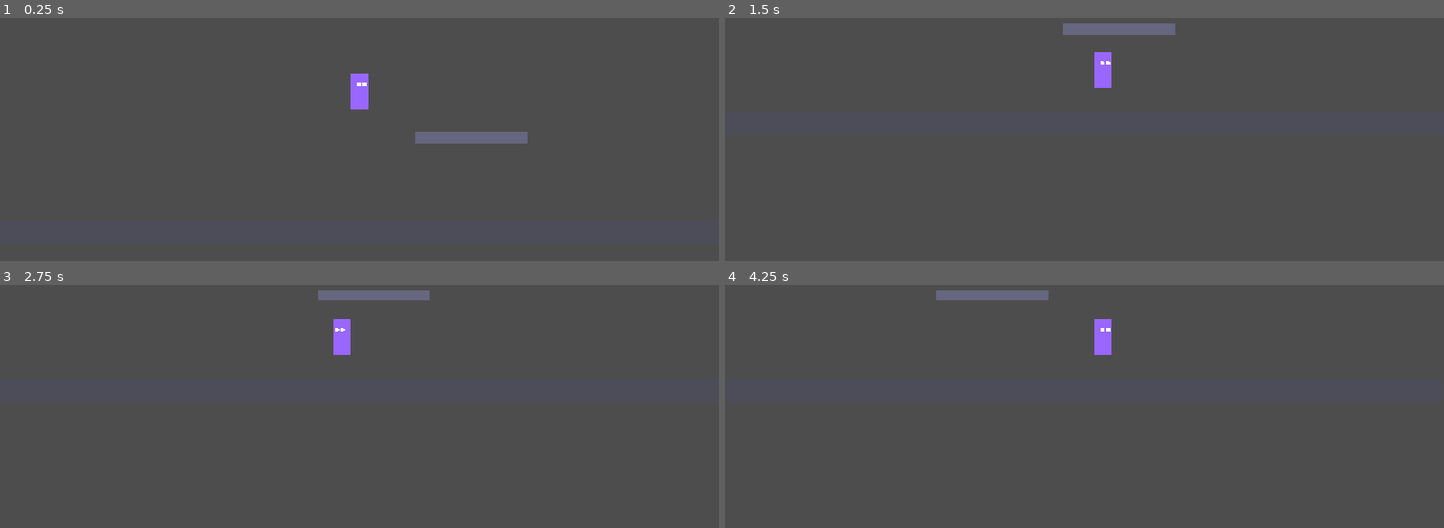
Above: before the commit, frames 1-4 (two rows, left to right).
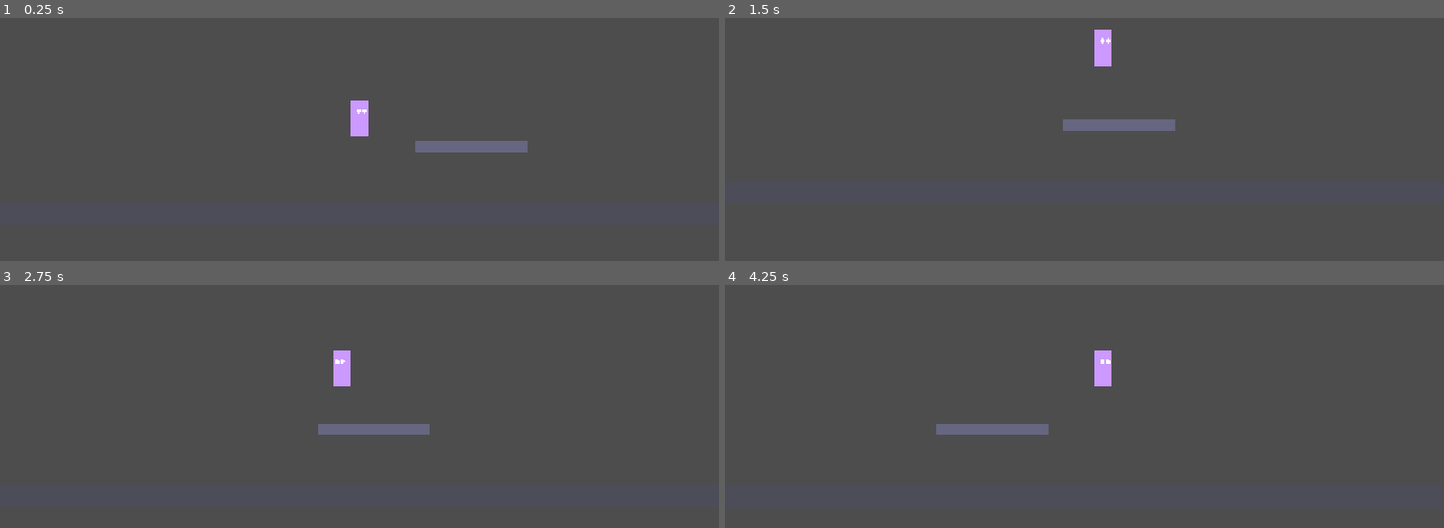
Above: after the commit, the same moments.

Repository: Oyc0708/SolidKnight
Game: Godot game, scene res://scenes/levels/test_level.tscn
Two runs of this game, one before a commit and one after it. Both use one fixed random seed, a clock stepped at 60 frames per second and the inputs below.
Inputs:
- Up to frame 1 (0.25 s): no input
- Up to frame 2 (1.5 s): hold Space (jump) 0.53-1.28 s; hold D (move_right) from 0.53 s (still down); tap Space (jump) at 1.35 s
- Up to frame 3 (2.75 s): tap Space (jump) at 1.52, 1.82 s; release D (move_right) at 2.03 s; hold A (move_left) from 2.03 s (still down); hold Space (jump) from 2.03 s (still down)
- Up to frame 4 (4.25 s): release A (move_left) at 2.78 s; release Space (jump) at 2.78 s; hold D (move_right) from 2.78 s (still down); tap Space (jump) at 2.85, 3.02, 3.32 s; hold Space (jump) from 3.53 s (still down)

The runs differ from the first frame. In frame 1, 1.8% of the frame differs, in the area x 48-74%, y 22-56%; in frame 2, 2.0%, in the area x 47-63%, y 2-47%; in frame 3, 2.0%; in frame 4, 2.0%.

Commit message:
Added jump feature

Diff:
--- a/scenes/levels/test_level.tscn
+++ b/scenes/levels/test_level.tscn
@@ -27,7 +27,7 @@
 [node name="Polygon2D" type="Polygon2D" parent="Ground" unique_id=129698167]
 
 [node name="Platform" type="StaticBody2D" parent="." unique_id=848757763]
-position = Vector2(200, 200)
+position = Vector2(200, 250)
 physics_material_override = SubResource("PhysicsMaterial_v45ci")
 script = ExtResource("2_yautc")
 
--- a/scenes/player/player.gd
+++ b/scenes/player/player.gd
@@ -1,167 +1,284 @@
 # player.gd
 # ─────────────────────────────────────────────────────────────────────────────
-# MILESTONE M1.1 — Basic movement and gravity
+# MILESTONE M1.2 — Variable jump, gravity curves, coyote time, jump buffer
 #
-# What this script handles right now:
-#   ✓ Left / right movement via keyboard input
-#   ✓ Gravity pulling the player down
-#   ✓ Landing on floor geometry
-#   ✓ Placeholder visual drawn in code (no sprite sheet needed yet)
-#
-# What will be ADDED in later milestones:
-#   M1.2 → Variable jump, coyote time, jump buffer
-#   M1.4 → Dash
-#   M1.5 → Wall slide / wall jump
-#   M2.2 → Real sprite animations
+# Changes from M1.1:
+#   + jump_force, fall_gravity_multiplier, jump_cut_multiplier, max_fall_speed
+#   + coyote_time, jump_buffer_time @export variables
+#   + _is_jumping, _was_on_floor state variables
+#   + _coyote_timer, _jump_buffer_timer countdown floats
+#   + _update_timers(), _read_jump_input(), _handle_jump(), _update_floor_state()
+#   ~ _apply_gravity() now uses multipliers instead of flat gravity
+#   ~ _physics_process() call order updated
 # ─────────────────────────────────────────────────────────────────────────────
 class_name PlayerController
 extends CharacterBody2D
 
 
-# ─── MOVEMENT CONSTANTS ──────────────────────────────────────────────────────
-# @export means these values appear in the Godot Inspector.
-# You can tweak them without opening this script.
-# This is the professional workflow: designers tune @export values,
-# programmers define the logic.
-
-## How fast the player moves horizontally, in pixels per second
+# ─── EXPORTED MOVEMENT CONSTANTS ─────────────────────────────────────────────
+## How fast the player moves horizontally (pixels per second)
 @export var move_speed: float = 180.0
 
-## How strongly gravity pulls the player down, in pixels per second squared.
-## Hollow Knight uses a high gravity value to create a fast, weighty arc.
-## We start at 1800. We will tune this precisely in M1.2 when we add jumping.
+## Base gravity when rising with jump held (pixels per second squared)
+## This is the MINIMUM gravity. Multipliers scale up from here.
 @export var gravity: float = 1800.0
 
 
+# ─── EXPORTED JUMP CONSTANTS ─────────────────────────────────────────────────
+## ← NEW M1.2
+## Upward velocity applied on jump (negative = upward in Godot)
+## Derived: height = jump_force² ÷ (2 × gravity) = 700²÷3600 ≈ 136 pixels
+@export var jump_force: float = -700.0
+
+## ← NEW M1.2
+## Gravity multiplier when falling (velocity.y > 0)
+## 2.5 means falling feels noticeably snappier than rising
+@export var fall_gravity_multiplier: float = 2.5
+
+## ← NEW M1.2
+## Gravity multiplier when RISING but jump button is RELEASED
+## Higher value = jump height is cut more aggressively on tap
+@export var jump_cut_multiplier: float = 3.5
+
+## ← NEW M1.2
+## Maximum downward speed (terminal velocity), pixels per second
+## Prevents enormous velocity buildup during long falls
+## which could cause the player to tunnel through thin floors
+@export var max_fall_speed: float = 800.0
+
+## ← NEW M1.2
+## Seconds after leaving a floor that the player can still jump
+## 0.12 is the industry-standard sweet spot: noticeable but not exploitable
+@export var coyote_time: float = 0.12
+
+## ← NEW M1.2
+## Seconds a jump input is remembered before landing
+## "I pressed jump just before I landed" is honoured within this window
+@export var jump_buffer_time: float = 0.10
+
+
 # ─── PLACEHOLDER VISUAL CONSTANTS ────────────────────────────────────────────
-# These define how our temporary rectangle looks.
-# Replaced entirely in Phase 2 when we add AnimatedSprite2D.
+# Unchanged from M1.1 — removed in Phase 2 when real sprites are added
 const PLACEHOLDER_WIDTH: int = 32
 const PLACEHOLDER_HEIGHT: int = 64
-const PLACEHOLDER_COLOR: Color = Color(0.6, 0.4, 1.0, 1.0)   # Purple
-const PLACEHOLDER_EYE_COLOR: Color = Color(1.0, 1.0, 1.0, 1.0) # White eyes
+const PLACEHOLDER_COLOR: Color = Color(0.6, 0.4, 1.0, 1.0)
+const PLACEHOLDER_AIR_COLOR: Color = Color(0.8, 0.6, 1.0, 1.0)  # ← NEW M1.2 lighter when airborne
+const PLACEHOLDER_EYE_COLOR: Color = Color(1.0, 1.0, 1.0, 1.0)
 
 
 # ─── STATE VARIABLES ──────────────────────────────────────────────────────────
-# These track what the player is currently doing.
-# Used for animation and logic decisions in later milestones.
-
-# Which horizontal direction the player last moved:
-#   1.0  = facing right
-#  -1.0  = facing left
+# Which horizontal direction the player last faced:  1.0 = right,  -1.0 = left
 var facing_direction: float = 1.0
 
+## ← NEW M1.2
+## True from the moment of a jump press until the player lands again.
+## Used to prevent coyote time activating after a deliberate jump
+## (we only want coyote time when the player WALKS off a ledge, not jumps off)
+var _is_jumping: bool = false
+
+## ← NEW M1.2
+## Stores is_on_floor() from the END of the previous frame.
+## We compare it to the current frame's is_on_floor() to detect the
+## exact moment the player steps off a ledge → that is when we
+## start the coyote timer.
+var _was_on_floor: bool = false
+
+## ← NEW M1.2
+## Counts DOWN from coyote_time to 0.0 after leaving the floor.
+## While > 0, the player may still execute a jump.
+var _coyote_timer: float = 0.0
+
+## ← NEW M1.2
+## Counts DOWN from jump_buffer_time to 0.0 after pressing jump.
+## While > 0, the player WANTS to jump — executed on the next valid landing.
+var _jump_buffer_timer: float = 0.0
+
 
 # ─── BUILT-IN FUNCTIONS ──────────────────────────────────────────────────────
 
 func _ready() -> void:
-	# _ready() is called once when this node enters the scene tree.
-	# It is Godot's equivalent of an "initialize" function.
-
-	# queue_redraw() schedules one call to _draw().
-	# Without it, our placeholder visual never appears.
 	queue_redraw()
-
 	print("[Player] Ready — position: ", global_position)
 
 
 func _draw() -> void:
-	# _draw() is Godot's built-in custom drawing callback.
-	# Runs when queue_redraw() is called.
-	# All coordinates are relative to this node's own origin (0, 0).
-	# We position things so the player's feet sit at y = 0 (the origin).
-	# This makes floor collision math simpler — "feet at origin" is a
-	# standard convention in 2D platformer development.
-
-	# ── Body rectangle ──
-	# Rect2(x, y, width, height)
-	# x = -half width (centers the rect horizontally on the origin)
-	# y = -full height (puts the top at -64 so feet are at 0)
+	# ← MODIFIED M1.2: color changes when airborne for visual feedback
+	var body_color: Color = PLACEHOLDER_COLOR if is_on_floor() else PLACEHOLDER_AIR_COLOR
+
+	# Body rectangle — feet sit at Y=0 (this node's local origin)
 	var body_rect := Rect2(
-		-PLACEHOLDER_WIDTH / 2.0,  # Left edge:  -16
-		-PLACEHOLDER_HEIGHT,       # Top edge:   -64
-		PLACEHOLDER_WIDTH,         # Width:       32
-		PLACEHOLDER_HEIGHT         # Height:      64
+		-PLACEHOLDER_WIDTH / 2.0,
+		-PLACEHOLDER_HEIGHT,
+		PLACEHOLDER_WIDTH,
+		PLACEHOLDER_HEIGHT
 	)
-	draw_rect(body_rect, PLACEHOLDER_COLOR)
-
-	# ── Eyes (simple directional indicator) ──
-	# Two small white dots so we can see which way the player faces.
-	# eye_x_offset shifts both eyes toward the facing direction.
+	draw_rect(body_rect, body_color)
+
+	# Eyes — shift toward facing direction
 	var eye_x_offset: float = facing_direction * 4.0
-	var eye_y: float = -PLACEHOLDER_HEIGHT * 0.7   # 70% up the body
-
-	# Left eye
-	draw_circle(
-		Vector2(eye_x_offset - 5.0, eye_y),  # position
-		4.0,                                   # radius
-		PLACEHOLDER_EYE_COLOR
-	)
-	# Right eye
-	draw_circle(
-		Vector2(eye_x_offset + 5.0, eye_y),
-		4.0,
-		PLACEHOLDER_EYE_COLOR
-	)
+	var eye_y: float = -PLACEHOLDER_HEIGHT * 0.7
+
+	draw_circle(Vector2(eye_x_offset - 5.0, eye_y), 4.0, PLACEHOLDER_EYE_COLOR)
+	draw_circle(Vector2(eye_x_offset + 5.0, eye_y), 4.0, PLACEHOLDER_EYE_COLOR)
 
 
 func _physics_process(delta: float) -> void:
-	# _physics_process is called every physics tick (default: 60 times/second).
-	# delta = time since last tick, approximately 0.01667 seconds.
-	# ALL movement logic lives here — never in _process().
+	# ── Call order is deliberate — do not reorder without understanding why ──
 	#
-	# Why not _process()?
-	# _process() runs every render frame, which is NOT guaranteed to be 60fps.
-	# Physics bodies interacting at variable frame rates cause jittery, inconsistent
-	# movement. _physics_process() is fixed and deterministic.
-
+	# 1. Timers count down first — they must be current before any check uses them
+	# 2. Jump input is READ and buffered
+	# 3. Jump is EXECUTED (before gravity, so jump_force is applied cleanly)
+	# 4. Gravity is applied (now uses correct multiplier based on current velocity)
+	# 5. Horizontal movement is applied
+	# 6. move_and_slide() resolves all physics and updates is_on_floor()
+	# 7. Floor state is updated for the NEXT frame (coyote, was_on_floor, landing)
+	# 8. queue_redraw() requests a visual update (color change on floor state change)
+
+	_update_timers(delta)
+	_read_jump_input()
+	_handle_jump()
 	_apply_gravity(delta)
 	_handle_horizontal_movement()
-
-	# move_and_slide() must be called LAST, after velocity is fully calculated.
-	# It physically moves the body and resolves all collisions this frame.
 	move_and_slide()
-
-
-# ─── PRIVATE MOVEMENT FUNCTIONS ───────────────────────────────────────────────
+	_update_floor_state()
+	queue_redraw()
+
+
+# ─── PRIVATE FUNCTIONS ────────────────────────────────────────────────────────
+
+func _update_timers(delta: float) -> void:
+	## ← NEW M1.2
+	## Count both timers down toward zero every physics frame.
+	## max(0.0, ...) prevents them going negative — a negative timer
+	## is meaningless and could theoretically cause edge-case bugs.
+
+	_coyote_timer = max(0.0, _coyote_timer - delta)
+	_jump_buffer_timer = max(0.0, _jump_buffer_timer - delta)
+
+
+func _read_jump_input() -> void:
+	## ← NEW M1.2
+	## Check if jump was JUST pressed this frame (not held, just pressed).
+	## is_action_just_pressed() returns true for exactly ONE physics frame.
+	##
+	## When pressed, we RESET the buffer timer to its maximum value.
+	## Resetting (not adding to) means rapid presses don't stack — only the
+	## most recent press matters.
+
+	if Input.is_action_just_pressed("jump"):
+		_jump_buffer_timer = jump_buffer_time
+
+
+func _handle_jump() -> void:
+	## ← NEW M1.2
+	## Execute a jump if the player has a valid origin AND a buffered input.
+	##
+	## Valid origins:
+	##   1. is_on_floor() — standing on solid ground right now
+	##   2. _coyote_timer > 0 — just walked off a ledge within the grace period
+	##
+	## Buffered input: _jump_buffer_timer > 0 — jump was pressed recently
+	##
+	## When BOTH conditions are true simultaneously, we jump.
+
+	var can_jump: bool = is_on_floor() or _coyote_timer > 0.0
+	var wants_to_jump: bool = _jump_buffer_timer > 0.0
+
+	if can_jump and wants_to_jump:
+		# Apply the upward impulse — negative Y = upward in Godot
+		velocity.y = jump_force
+
+		# Mark that we CHOSE to jump (prevents coyote time activating again
+		# on the same takeoff and prevents double-jump later using coyote time)
+		_is_jumping = true
+
+		# Consume both timers immediately:
+		# - Consuming jump_buffer prevents the jump firing a second time
+		# - Consuming coyote prevents using it again on this same takeoff
+		_jump_buffer_timer = 0.0
+		_coyote_timer = 0.0
+
 
 func _apply_gravity(delta: float) -> void:
-	# Only apply gravity when NOT touching the floor.
-	# is_on_floor() is updated by move_and_slide() each frame.
-	# On the first frame before move_and_slide() has run, it returns false,
-	# which is correct — we want gravity to activate and push the player down
-	# until they reach the floor.
-	if not is_on_floor():
-		# velocity.y increases each frame because gravity is an acceleration.
-		# Acceleration means velocity changes over time:
-		#   Frame 1: velocity.y = 0 + (1800 × 0.0167) = 30.06
-		#   Frame 2: velocity.y = 30.06 + 30.06 = 60.12
-		#   ...keeps increasing until floor contact.
-		velocity.y += gravity * delta
+	## MODIFIED M1.2 — was a flat value, now uses three gravity curves
+	##
+	## We early-return when on the floor because move_and_slide() already
+	## prevents downward penetration. Applying gravity on the floor would
+	## not cause visible issues but creates unnecessary velocity.y buildup.
+
+	if is_on_floor() and not _is_jumping:
+		# Reset any residual downward velocity when grounded.
+		# Without this, landing from a fall keeps velocity.y at its last
+		# falling value for one frame before move_and_slide zeroes it.
+		# This causes a one-frame ghost collision on slopes.
+		velocity.y = 0.0
+		return
+
+	# ── Select the appropriate gravity multiplier ──────────────────────────
+
+	var current_gravity: float
+
+	if velocity.y > 0.0:
+		# CASE 1: Player is FALLING (positive Y = downward)
+		# Apply stronger gravity for a snappy, weighty fall arc
+		current_gravity = gravity * fall_gravity_multiplier
+
+	elif not Input.is_action_pressed("jump"):
+		# CASE 2: Player is RISING (velocity.y < 0) but jump is NOT held
+		# This is the jump cut — rapidly increase gravity to slash height
+		# "Tapping" creates a small hop; "holding" creates max height
+		current_gravity = gravity * jump_cut_multiplier
+
+	else:
+		# CASE 3: Player is RISING and jump IS held
+		# Normal gravity — allows the full arc to develop
+		current_gravity = gravity
+
+	# Accumulate gravity this frame
+	velocity.y += current_gravity * delta
+
+	# Clamp to terminal velocity
+	# Without this cap, a long fall could exceed 5000 px/s and
+	# tunnel through a thin floor (moves too far in one frame to detect collision)
+	velocity.y = min(velocity.y, max_fall_speed)
 
 
 func _handle_horizontal_movement() -> void:
-	# Input.get_axis(negative_action, positive_action) returns:
-	#   -1.0  when only move_left is pressed
-	#   +1.0  when only move_right is pressed
-	#    0.0  when neither or both are pressed
-	#
-	# This handles keyboard AND gamepad analog sticks automatically.
-	# For analog sticks, values between -1 and 1 are returned (e.g., 0.4)
-	# giving smooth acceleration naturally.
+	## Unchanged from M1.1
+
 	var direction: float = Input.get_axis("move_left", "move_right")
-
-	# Set horizontal velocity directly.
-	# There is no acceleration or deceleration yet — this gives instant
-	# response. In M1.1 we want to confirm inputs work before adding
-	# smoothing. We can add acceleration/deceleration in M1.2 if desired.
 	velocity.x = direction * move_speed
 
-	# Track facing direction for the placeholder eyes and future sprite flipping.
-	# Only update if actually moving — we want to remember the last direction
-	# when standing still (player should face the way they last walked).
 	if direction != 0.0:
 		facing_direction = sign(direction)
-		# queue_redraw() schedules _draw() to run again next render frame.
-		# We call it here because the eyes need to update when facing changes.
-		queue_redraw()
+
+
+func _update_floor_state() -> void:
+	## ← NEW M1.2
+	## Called AFTER move_and_slide() so is_on_floor() reflects this frame's result.
+	##
+	## Three jobs:
+	##   1. Detect ledge-walk-off → start coyote timer
+	##   2. Detect landing → clear jump flag
+	##   3. Store is_on_floor() for next frame's comparison
+
+	# ── Job 1: Detect ledge walk-off ───────────────────────────────────────
+	# "Was on floor last frame" AND "not on floor this frame" AND "didn't jump"
+	# = player walked off a ledge → grant coyote time
+	#
+	# The "not _is_jumping" check is critical:
+	# Without it, jumping from a floor would ALSO start the coyote timer,
+	# allowing a second jump immediately after the first — unintended double jump.
+	if _was_on_floor and not is_on_floor() and not _is_jumping:
+		_coyote_timer = coyote_time
+
+	# ── Job 2: Detect landing ───────────────────────────────────────────────
+	# When the player touches the floor, clear _is_jumping.
+	# This allows the coyote timer to work again on the NEXT ledge.
+	if is_on_floor():
+		_is_jumping = false
+
+	# ── Job 3: Cache floor state for next frame ─────────────────────────────
+	# Must be last — we need the CURRENT frame's is_on_floor() value
+	# before overwriting it with itself (no-op, but semantically correct)
+	_was_on_floor = is_on_floor()
